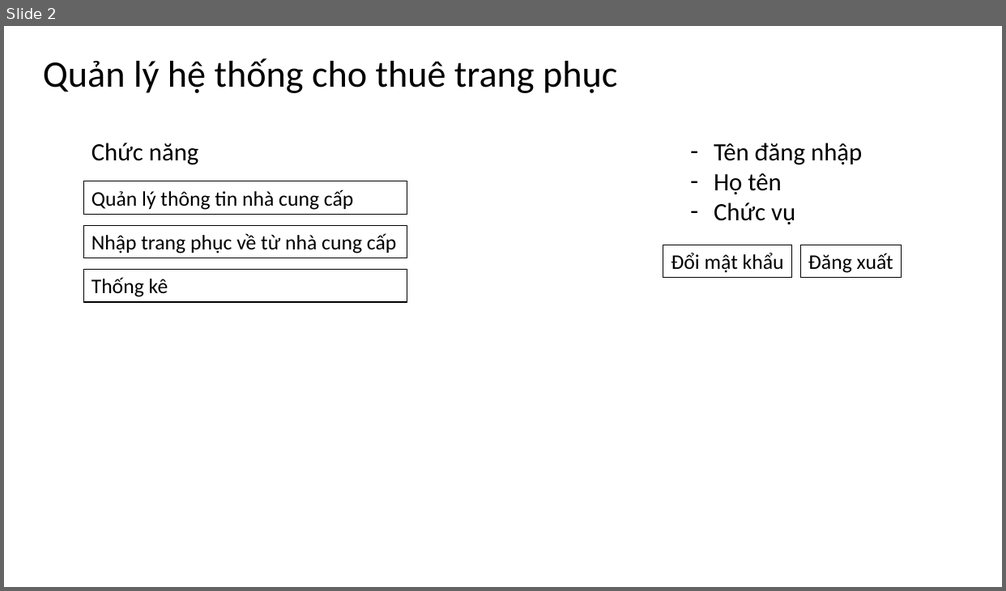
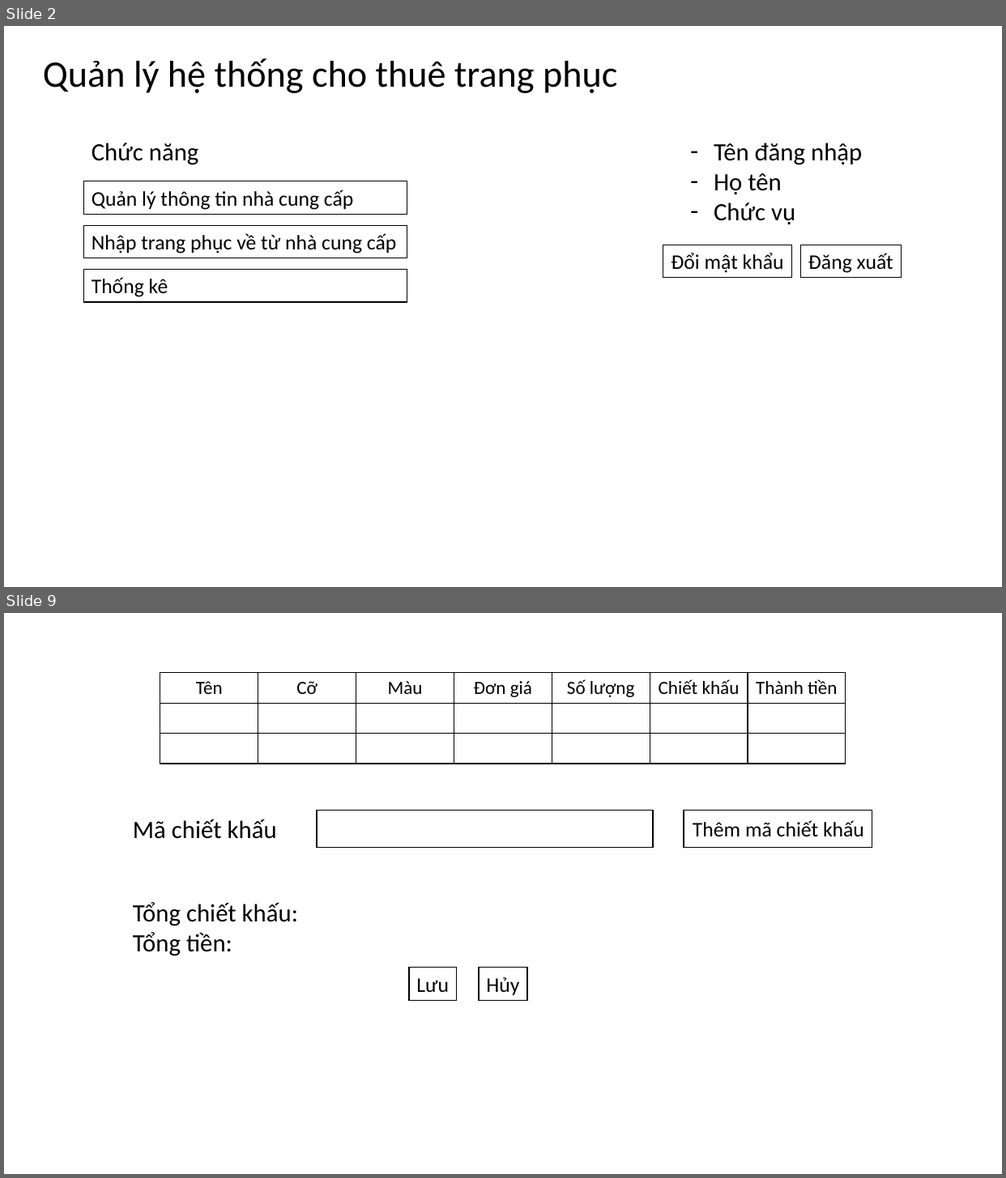
Before and after one commit to tuk3kCS/PTIT, a slide deck: 20251/Phân tích thiết kế HTTT/Hình vẽ/UI.pptx. Shown one above the other, each under a label of ours: slide 2 before the commit, slides 2 and 9 after it; the slides between them are not shown. The pictures are 1006x591 and 1006x1178 pixels, drawn with LibreOffice and Linux fonts; fonts in the diff are those of the drawing. Boxes give left, top, right and bottom in pixels: in the first picture for what was removed or moved away, otherwise in the second. Text is boxed around its words. In the diff, an @@ line names an element or a change of style, - is before the commit and + after.

```diff
--- a/20251/Phân tích thiết kế HTTT/Hình vẽ/UI.pptx
+++ b/20251/Phân tích thiết kế HTTT/Hình vẽ/UI.pptx
@@ slide 9 added at (4,613,1002,1174), background #FFFFFF @@
@@ table added at (160,673,847,764), 3 rows, 7 columns @@
+Tên | Cỡ | Màu | Đơn giá | Số lượng | Chiết khấu | Thành tiền
+ |  |  |  |  |  | 
+ |  |  |  |  |  | 
@@ text added at (133,820,277,839), 24 pt, text #000000 @@
+Mã chiết khấu
@@ rectangle added at (317,810,653,847), fill #FFFFFF, outline #000000 1 pt @@
@@ rectangle added at (684,810,872,847), fill #FFFFFF, outline #000000 1 pt, 20 pt, text #000000 @@
+Thêm mã chiết khấu
@@ text added at (133,902,298,956), 24 pt, text #000000 @@
+Tổng chiết khấu:
+Tổng tiền:
@@ rectangle added at (409,968,456,1001), fill #FFFFFF, outline #000000 1 pt, 20 pt, text #000000 @@
+Lưu
@@ rectangle added at (479,968,527,1001), fill #FFFFFF, outline #000000 1 pt, 20 pt, text #000000 @@
+Hủy
```
Also in this commit, not shown: 1 slide changed, 11 other slides added, 17 other files.
